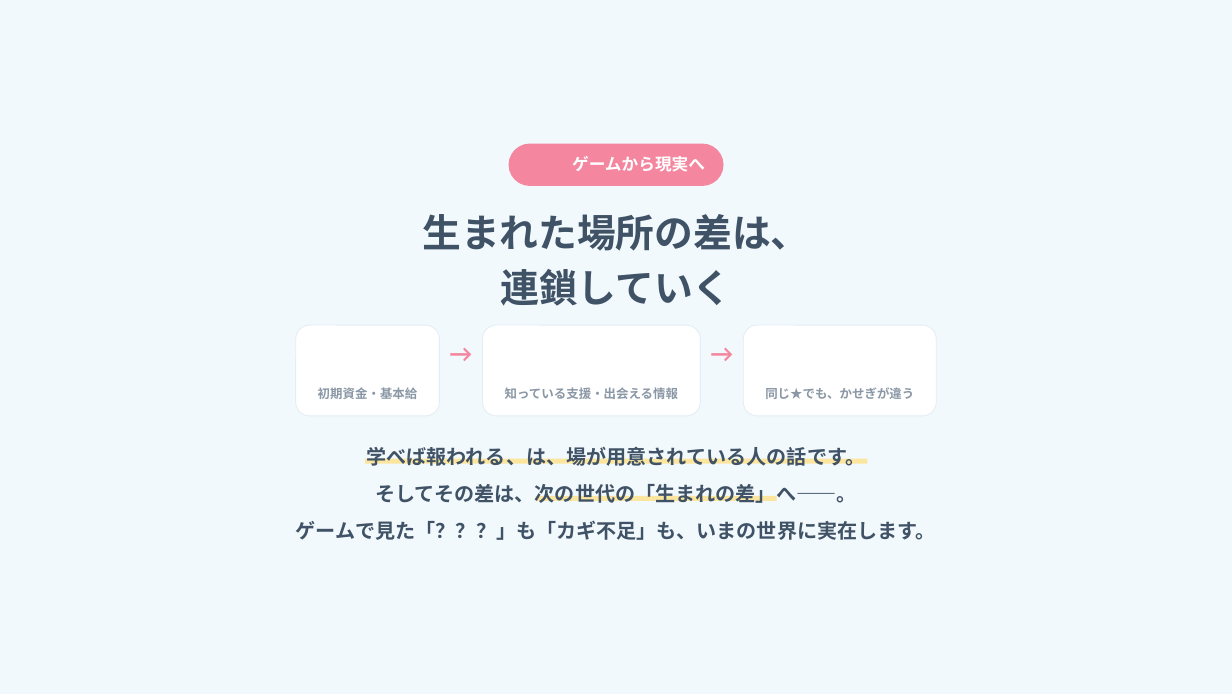
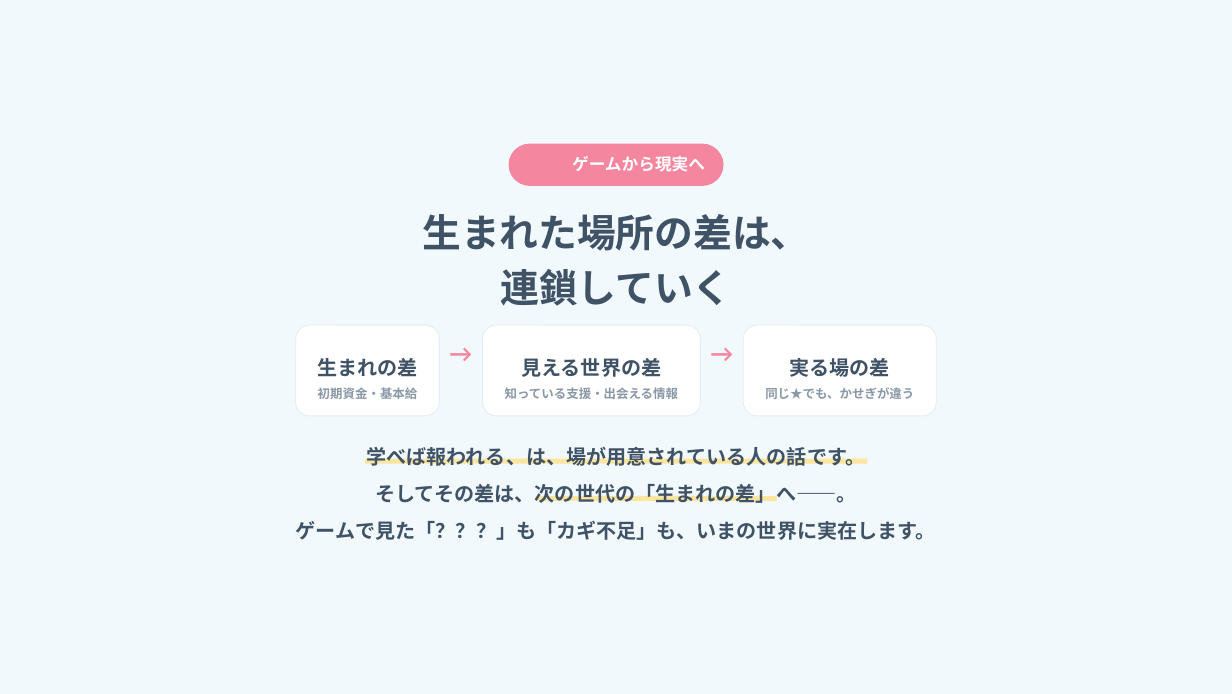
Before and after one commit to arico1101/door-world-short-online, a slide deck: slide 22 of slides.pptx. Drawn at 1232x694 pixels with LibreOffice and Linux fonts; fonts in the diff are those of the drawing; background and template pictures are left out. Boxes give left, top, right and bottom in pixels: in the first picture for what was removed or moved away, otherwise in the second. Text is boxed around its words. In the diff, an @@ line names an element or a change of style, - is before the commit and + after.

```diff
--- a/slides.pptx
+++ b/slides.pptx
@@ text added at <box>317,358,418,377</box>, 17.6 pt, text #3F5266, bold @@
+生まれの差
@@ text added at <box>521,358,661,377</box>, 17.6 pt, text #3F5266, bold @@
+見える世界の差
@@ text added at <box>789,358,890,377</box>, 17.6 pt, text #3F5266, bold @@
+実る場の差
```
Also in this commit, not shown: 1 other slide changed.
